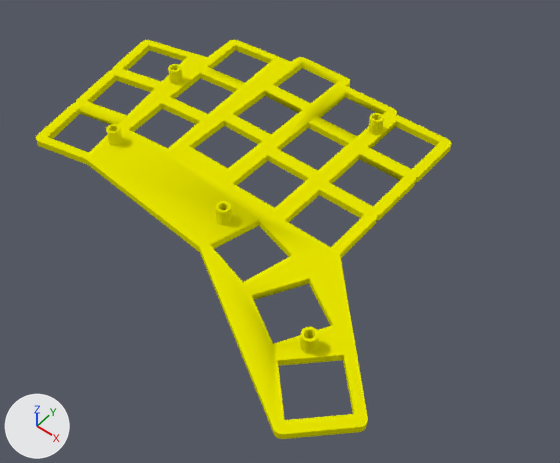
The Blender file 3d/clavis.blend as it was, and as the next commit left it.
The view is the same before and after, from a camera (50 mm lens) standing at (0.1642, -0.0948, 0.1405) and looking at (0.0781, 0.0102, -0.0066). Arrows for +X, +Y and +Z are at lower left; the lights stay in place.
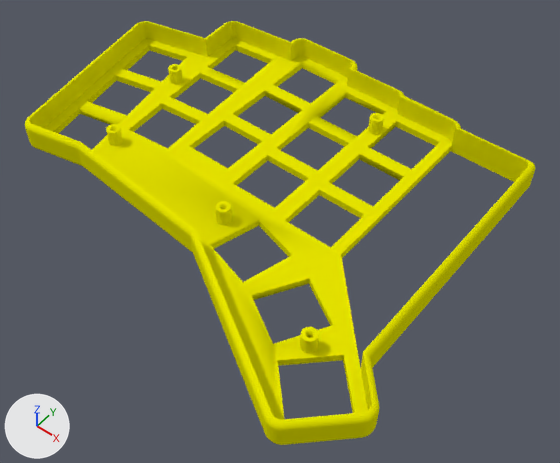
ob_fori_016 is not drawn itself; it is used by a modifier of ob_fori_015.
ob_fori_002 is not drawn itself; it is used by a modifier of ob_fori_001.

Changed parts and their boxes [x1, y1, x2, y2] in the pictures (560 x 463 px):
```json
{"object": "Curve.002", "change": "added", "after": [25, 21, 535, 445], "on screen": "yellow"}
{"object": "Curve.001", "change": "added", "after": [44, 39, 452, 411], "on screen": "yellow"}
{"object": "fori.001", "change": "reshaped", "before": [300, 327, 319, 354], "after": [300, 327, 319, 354]}
{"object": "fori.015", "change": "reshaped", "before": [215, 201, 232, 225], "after": [215, 201, 232, 225]}
```

The change, as JSON lines over the scene's bpy script:
```json
{"op": "add", "block": "me_mesh_005", "code": ["me_mesh_005 = bpy.data.meshes.new('Mesh.005')", "me_mesh_005.from_pydata(...)  # 552 vertices, 518 faces; spans x -0.0641..0.0702, y -0.0707..0.0353, z 0.0..0.0082", "me_mesh_005.materials.append(mat_yellow)  # yellow #e7e500"]}
{"op": "add", "block": "me_mesh_001_1", "code": ["me_mesh_001_1 = bpy.data.meshes.new('Mesh.001')", "me_mesh_001_1.from_pydata(...)  # 686 vertices, 669 faces; spans x -0.0043..0.0121, y -0.0075..0.0054, z -0.0009..-0.0006", "me_mesh_001_1.materials.append(mat_yellow)  # yellow #e7e500"]}
{"op": "set", "path": "ob_fori_002.scale", "old": "(0.5, 0.5, 1.32)", "new": "(0.396, 0.396, 1.04)"}
{"op": "set", "path": "ob_fori_016.scale", "old": "(0.5, 0.5, 1.32)", "new": "(0.396, 0.396, 1.04)"}
{"op": "add", "block": "ob_curve_002", "code": ["ob_curve_002 = bpy.data.objects.new('Curve.002', me_mesh_005)", "ob_curve_002.location = (0.0607, 0.0311, 0.0)", "_vg = ob_curve_002.vertex_groups.new(name='bordino')", "_vg.add([376, 377, 378, 379, 380, 381, 382, 383, 384, 385, 386, 387, 388, 389, 390, 391, 392, 393, 394, 395, 396, 397, 398, 399, 400, 401, 402, 403, 404, 405, 406, 407, 408, 409, 410, 411, 412, 413, 414, 415, 416, 417, 418, 419, 420, 421, 422, 423, 424, 425, 426, 427, 428, 429, 430, 431, 432, 433, 434, 435, 436, 437, 438, 439, 440, 441, 442, 443, 444, 445, 446, 447, 448, 449, 450, 451, 452, 453, 454, 455, 456, 457, 458, 459, 460, 461, 462, 463, 464, 465, 466, 467, 468, 469, 470, 471, 472, 473, 474, 475, 476, 477, 478, 479, 480, 481, 482, 483, 484, 485, 486, 487, 488, 489, 490, 491, 492, 493, 498, 505, 506, 507, 508, 519, 520, 521, 522, 523, 524, 525, 526, 527], 1.0, 'REPLACE')", "_vg = ob_curve_002.vertex_groups.new(name='bordino2')", "_vg.add([258, 259, 260, 261, 262, 263, 264, 265, 266, 267, 268, 269, 270, 271, 272, 273, 274, 275, 276, 277, 278, 279, 280, 281, 282, 283, 284, 285, 286, 287, 288, 289, 290, 291, 292, 293, 294, 295, 296, 297, 298, 299, 300, 301, 302, 303, 304, 305, 306, 307, 308, 309, 310, 311, 312, 313, 314, 315, 316, 317, 318, 319, 320, 321, 322, 323, 324, 325, 326, 327, 328, 329, 330, 331, 332, 333, 334, 335, 336, 337, 338, 339, 340, 341, 342, 343, 344, 345, 346, 347, 348, 349, 350, 351, 352, 353, 354, 355, 356, 357, 358, 359, 360, 361, 362, 363, 364, 365, 366, 367, 368, 369, 370, 371, 372, 373, 374, 375, 532, 533, 534, 535, 536, 537, 538, 539, 540, 541, 548, 549, 550, 551], 1.0, 'REPLACE')", "_m = ob_curve_002.modifiers.new('Bevel', 'BEVEL')", "_m.width = 0.0015", "_m.width_pct = 0.0015", "_m.segments = 7", "_m.limit_method = 'VGROUP'", "_m.vertex_group = 'bordino'", "_m.use_clamp_overlap = False", "_m = ob_curve_002.modifiers.new('Bevel.001', 'BEVEL')", "_m.width = 0.0015", "_m.width_pct = 0.0015", "_m.segments = 7", "_m.limit_method = 'VGROUP'", "_m.vertex_group = 'bordino2'", "_m.use_clamp_overlap = False", "_m = ob_curve_002.modifiers.new('Boolean', 'BOOLEAN')"]}
{"op": "add", "block": "ob_curve_001", "code": ["ob_curve_001 = bpy.data.objects.new('Curve.001', me_mesh_001_1)", "ob_curve_001.location = (0.0325, 0.0218, 0.007)", "ob_curve_001.scale = (7.96, 7.96, 7.96)"]}
```
